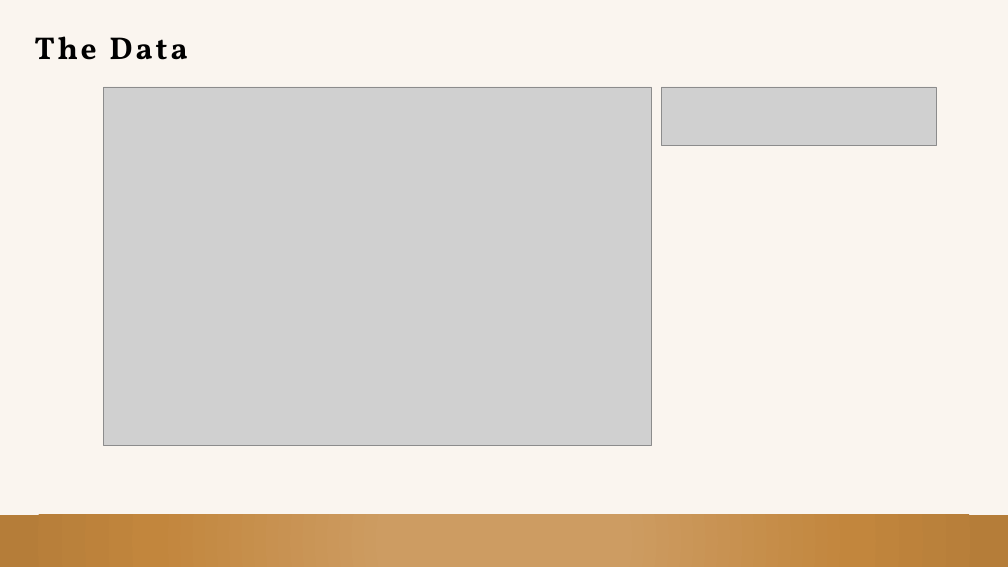
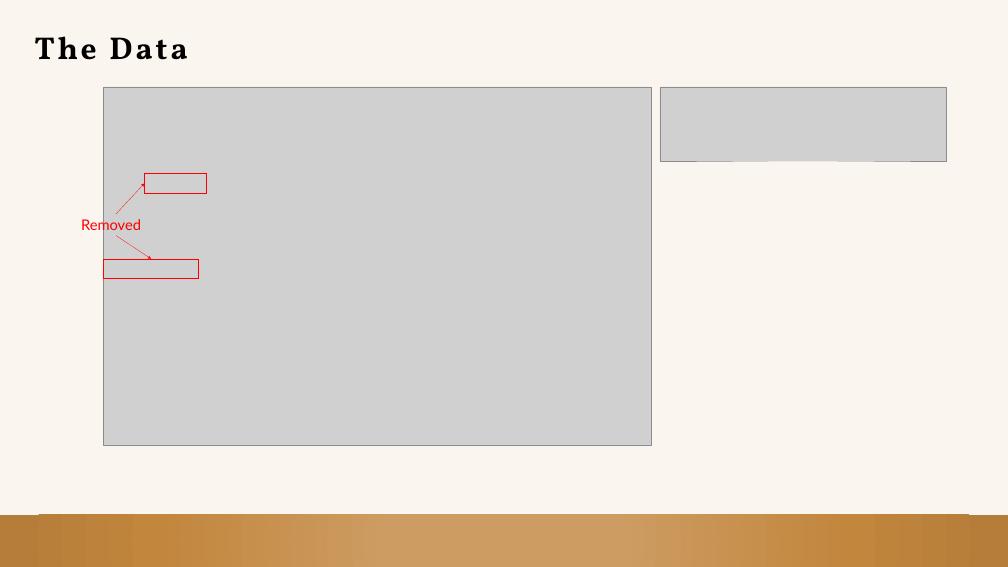
Before and after one commit to Joseph-Gan/TextClassification, a slide deck: slide 5 of Project 3 WebAPI and NLP .pptx. Drawn at 1008x567 pixels with LibreOffice and Linux fonts; fonts in the diff are those of the drawing; grey boxes stand for pictures. Boxes give left, top, right and bottom in pixels: in the first picture for what was removed or moved away, otherwise in the second. Text is boxed around its words. In the diff, an @@ line names an element or a change of style, - is before the commit and + after.

```diff
--- a/Project 3 WebAPI and NLP .pptx
+++ b/Project 3 WebAPI and NLP .pptx
@@ picture resized from (x1=661, y1=87, x2=936, y2=145) to (x1=660, y1=87, x2=946, y2=161) @@
@@ rectangle added at (x1=144, y1=174, x2=206, y2=193), outline #FF0000 1 pt @@
@@ arrow added from (116, 214) to (144, 183), #FF0000 0.5 pt @@
@@ text added at (x1=81, y1=217, x2=141, y2=234), 28 pt, text #FF0000 @@
+Removed
@@ arrow added from (116, 236) to (151, 259), #FF0000 0.5 pt @@
@@ rectangle added at (x1=104, y1=259, x2=198, y2=279), outline #FF0000 1 pt @@
```
Also in this commit, not shown: 5 other slides changed, 3 slides added, 2 slides removed.
